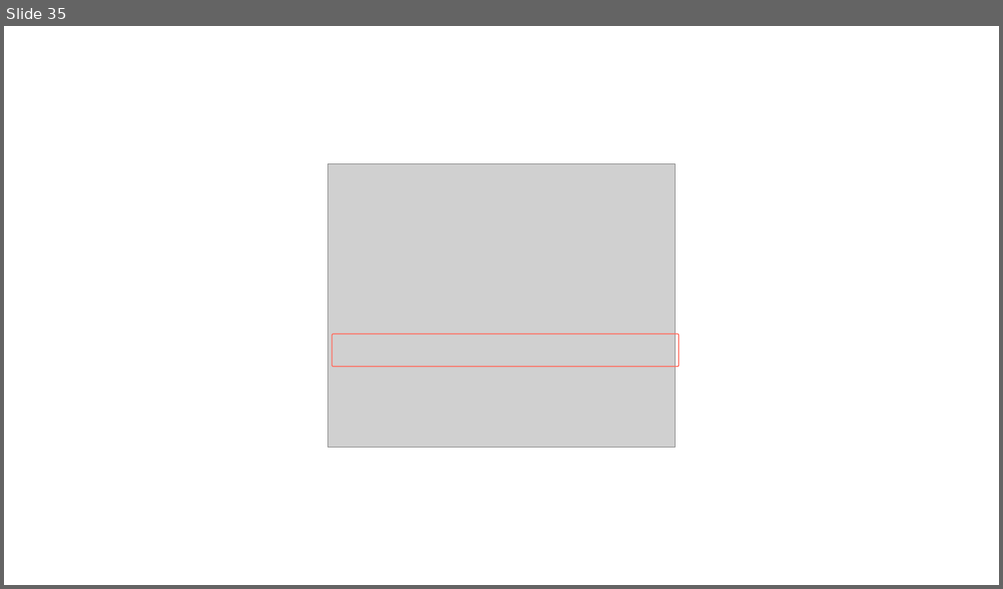
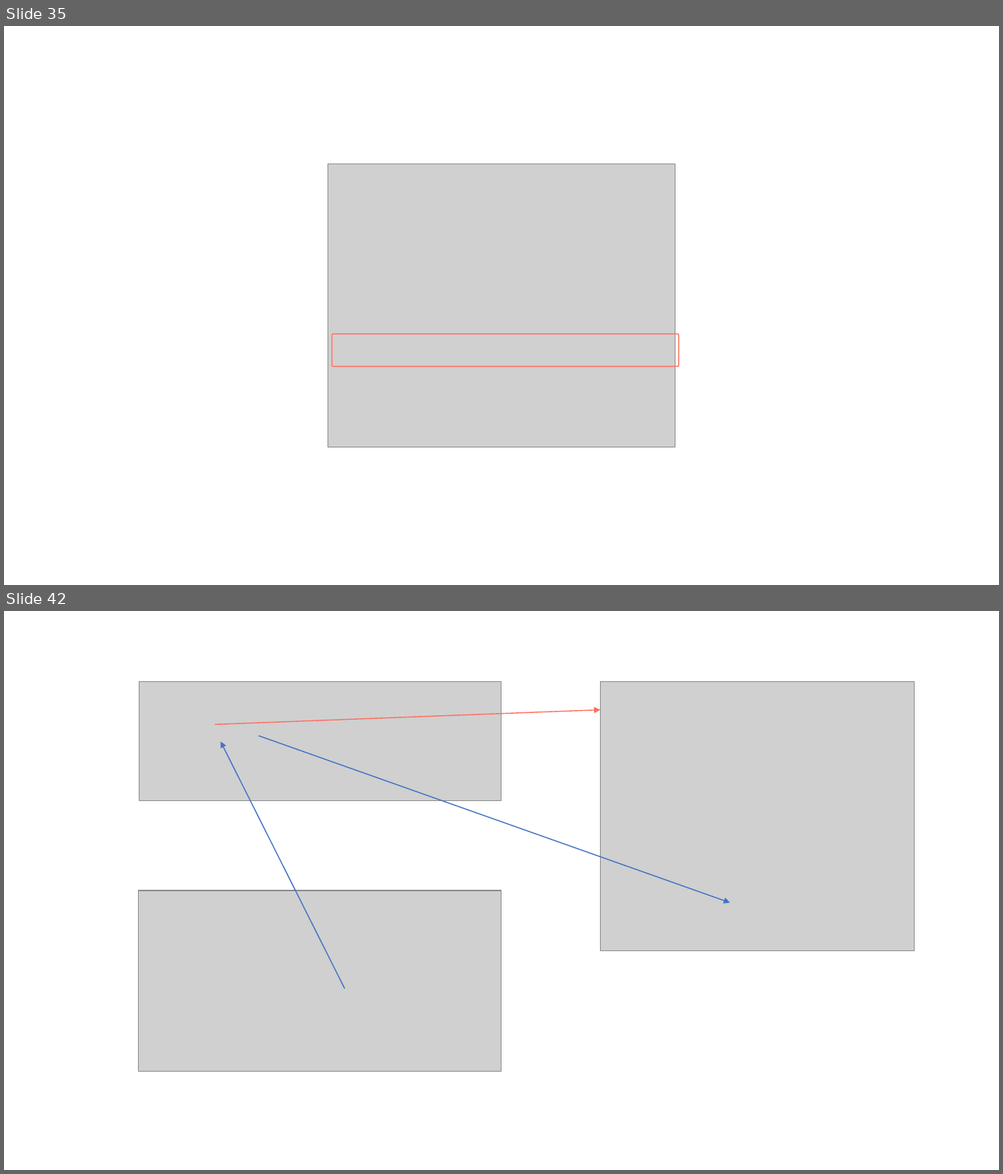
Before and after one commit to extreal-dev/Extreal.Guide, a slide deck: work/work.pptx. Shown one above the other, each under a label of ours: slide 35 before the commit, slides 35 and 42 after it; the slides between them are not shown. The pictures are 1003x589 and 1003x1174 pixels, drawn with LibreOffice and Linux fonts; fonts in the diff are those of the drawing; grey boxes stand for pictures. Boxes give left, top, right and bottom in pixels: in the first picture for what was removed or moved away, otherwise in the second. Text is boxed around its words. In the diff, an @@ line names an element or a change of style, - is before the commit and + after.

```diff
--- a/work/work.pptx
+++ b/work/work.pptx
@@ slide 42 added at box(4, 611, 999, 1170), background #FFFFFF @@
@@ picture added at box(139, 682, 502, 801) @@
@@ picture added at box(600, 682, 914, 951) @@
@@ arrow added from (215, 724) to (600, 710), #FF6F61 1 pt @@
@@ arrow added from (345, 989) to (220, 741), #4472C4 1 pt @@
@@ arrow added from (259, 735) to (730, 903), #4472C4 1 pt @@
@@ picture added at box(138, 891, 502, 1071) @@
```
Also in this commit, not shown: 9 other slides added.
